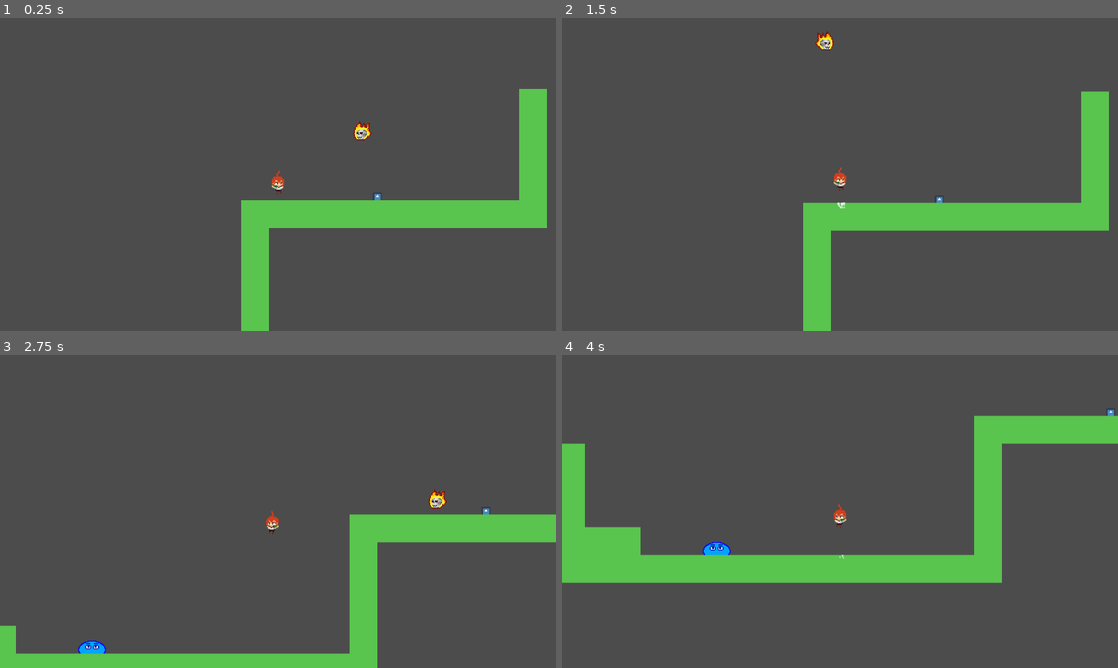
Above: before the commit, frames 1-4 (two rows, left to right).
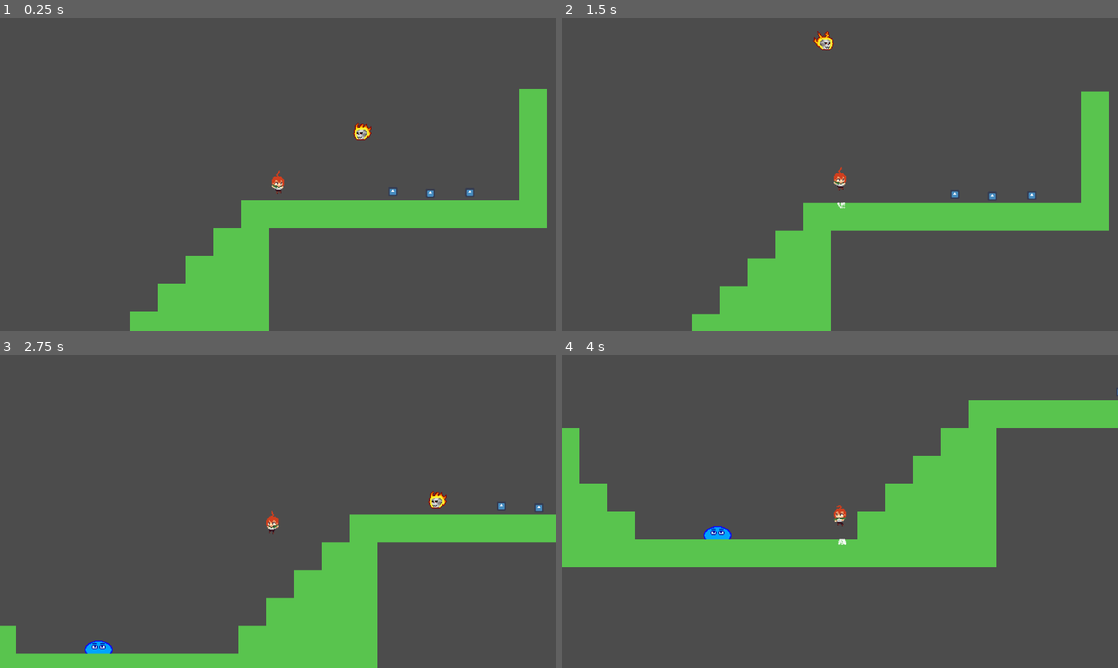
Above: after the commit, the same moments.

Repository: sethburch/Daynight
Game: Godot game, scene res://World.tscn
Two runs of this game, one before a commit and one after it. Both use one fixed random seed, a clock stepped at 60 frames per second and the inputs below. The engine's default icon, where the game draws it, is replaced by a stand-in: a white triangle on a blue panel in a dark square.
Inputs (mouse positions are in pixels of both pictures, inside the frame that each line leads up to):
- Up to frame 1 (0.25 s): no input
- Up to frame 2 (1.5 s): move the mouse to (962, 158) at 0.52 s; hold Q (inventory_right, bound only after the commit) from 0.53 s (still down); tap Space (jump) at 0.6, 0.77, 1.07 s; move the mouse to (728, 190) at 1.27 s; tap E (cast) at 1.35 s
- Up to frame 3 (2.75 s): tap Space (jump) at 1.52, 1.55, 1.82, 2.1 s; move the mouse to (333, 442) at 2.02 s; release Q (inventory_right, bound only after the commit) at 2.03 s; hold A (move_left) from 2.03 s (still down)
- Up to frame 4 (4 s): move the mouse to (812, 574) at 2.77 s; release A (move_left) at 2.78 s; hold Q (inventory_right, bound only after the commit) from 2.78 s (still down); tap E (cast) at 2.85 s; tap Space (jump) at 3.02, 3.05, 3.32, 3.6, 3.77 s; move the mouse to (1006, 558) at 3.52 s

The runs differ from the first frame. In frame 1, 4.0% of the frame differs, in the area x 23-86%, y 32-100%; in frame 2, 3.9%; in frame 3, 4.8%; in frame 4, 16%, in the area x 0-100%, y 10-73%.

Commit message:
basic inventory system
added a very basic inventory system. if you pick up more than one tome, press Q to cycle through them

Diff:
--- a/FireSkull.tscn
+++ b/FireSkull.tscn
@@ -51,6 +51,7 @@
 use_parent_material = true
 frames = SubResource( 1 )
 animation = "Idle"
+frame = 3
 playing = true
 script = ExtResource( 6 )
 
--- a/Inventory.gd
+++ b/Inventory.gd
@@ -2,10 +2,29 @@
 extends Node2D
 
 var current_tome = null
+
+var inventory = Array()
+var inventory_index = 0
 
 func _ready():
 	pass
 
 func _on_Inventory_area_entered(area):
 	if area is Tome:
-		current_tome = area
+		#adds the tome we just collided with to our inventory
+		inventory.append(area)
+		print_debug("You picked up: " + area.tome_name)
+
+		#removes the tome from the world
+		get_node("..").get_parent().remove_child(area)
+
+func _process(delta):
+	#cycles through inventory slots
+	if Input.is_action_just_pressed("inventory_right"):
+		inventory_index+=1
+		if inventory_index > inventory.size()-1:
+			inventory_index = 0
+
+	#if we have picked up at least one tome, set that to our current tome
+	if inventory.size() != 0:
+		current_tome = inventory[inventory_index]
--- a/Player.tscn
+++ b/Player.tscn
@@ -5,22 +5,22 @@
 [ext_resource path="res://sprites/player/idle/idle01.png" type="Texture" id=3]
 [ext_resource path="res://sprites/player/idle/idle02.png" type="Texture" id=4]
 [ext_resource path="res://sprites/player/jump/jump07.png" type="Texture" id=5]
-[ext_resource path="res://sprites/player/jump/jump05.png" type="Texture" id=6]
-[ext_resource path="res://sprites/player/jump/jump06.png" type="Texture" id=7]
-[ext_resource path="res://sprites/player/jump/jump01.png" type="Texture" id=8]
-[ext_resource path="res://sprites/player/jump/jump02.png" type="Texture" id=9]
-[ext_resource path="res://sprites/player/move/run02.png" type="Texture" id=10]
-[ext_resource path="res://sprites/player/move/run03.png" type="Texture" id=11]
-[ext_resource path="res://sprites/player/move/run04.png" type="Texture" id=12]
-[ext_resource path="res://sprites/player/move/run05.png" type="Texture" id=13]
-[ext_resource path="res://sprites/player/move/run06.png" type="Texture" id=14]
-[ext_resource path="res://sprites/player/move/run07.png" type="Texture" id=15]
-[ext_resource path="res://sprites/player/move/run08.png" type="Texture" id=16]
-[ext_resource path="res://sprites/player/move/run09.png" type="Texture" id=17]
-[ext_resource path="res://sprites/player/jump/jump03.png" type="Texture" id=18]
-[ext_resource path="res://sprites/player/jump/jump04.png" type="Texture" id=19]
-[ext_resource path="res://sprites/player/move/run01.png" type="Texture" id=20]
-[ext_resource path="res://sprites/player/jump/jump00.png" type="Texture" id=21]
+[ext_resource path="res://sprites/player/move/run02.png" type="Texture" id=6]
+[ext_resource path="res://sprites/player/move/run03.png" type="Texture" id=7]
+[ext_resource path="res://sprites/player/move/run04.png" type="Texture" id=8]
+[ext_resource path="res://sprites/player/move/run05.png" type="Texture" id=9]
+[ext_resource path="res://sprites/player/move/run06.png" type="Texture" id=10]
+[ext_resource path="res://sprites/player/move/run07.png" type="Texture" id=11]
+[ext_resource path="res://sprites/player/move/run08.png" type="Texture" id=12]
+[ext_resource path="res://sprites/player/move/run09.png" type="Texture" id=13]
+[ext_resource path="res://sprites/player/move/run01.png" type="Texture" id=14]
+[ext_resource path="res://sprites/player/jump/jump03.png" type="Texture" id=15]
+[ext_resource path="res://sprites/player/jump/jump04.png" type="Texture" id=16]
+[ext_resource path="res://sprites/player/jump/jump01.png" type="Texture" id=17]
+[ext_resource path="res://sprites/player/jump/jump02.png" type="Texture" id=18]
+[ext_resource path="res://sprites/player/jump/jump00.png" type="Texture" id=19]
+[ext_resource path="res://sprites/player/jump/jump05.png" type="Texture" id=20]
+[ext_resource path="res://sprites/player/jump/jump06.png" type="Texture" id=21]
 [ext_resource path="res://Camera2D.gd" type="Script" id=22]
 [ext_resource path="res://Inventory.gd" type="Script" id=23]
 
@@ -36,34 +36,34 @@
 "name": "squash",
 "speed": 15.0
 }, {
-"frames": [ ExtResource( 6 ), ExtResource( 7 ) ],
+"frames": [ ExtResource( 6 ), ExtResource( 7 ), ExtResource( 8 ), ExtResource( 9 ), ExtResource( 10 ), ExtResource( 11 ), ExtResource( 12 ), ExtResource( 13 ) ],
 "loop": true,
-"name": "jump_fall",
+"name": "run",
+"speed": 10.0
+}, {
+"frames": [ ExtResource( 14 ) ],
+"loop": true,
+"name": "run_inital",
 "speed": 5.0
 }, {
-"frames": [ ExtResource( 8 ), ExtResource( 9 ) ],
+"frames": [ ExtResource( 15 ), ExtResource( 16 ) ],
+"loop": true,
+"name": "jump_peak",
+"speed": 5.0
+}, {
+"frames": [ ExtResource( 17 ), ExtResource( 18 ) ],
 "loop": true,
 "name": "jump_rise",
 "speed": 5.0
 }, {
-"frames": [ ExtResource( 10 ), ExtResource( 11 ), ExtResource( 12 ), ExtResource( 13 ), ExtResource( 14 ), ExtResource( 15 ), ExtResource( 16 ), ExtResource( 17 ) ],
+"frames": [ ExtResource( 19 ) ],
 "loop": true,
-"name": "run",
-"speed": 10.0
-}, {
-"frames": [ ExtResource( 18 ), ExtResource( 19 ) ],
-"loop": true,
-"name": "jump_peak",
+"name": "jump_inital",
 "speed": 5.0
 }, {
-"frames": [ ExtResource( 20 ) ],
+"frames": [ ExtResource( 20 ), ExtResource( 21 ) ],
 "loop": true,
-"name": "run_inital",
-"speed": 5.0
-}, {
-"frames": [ ExtResource( 21 ) ],
-"loop": true,
-"name": "jump_inital",
+"name": "jump_fall",
 "speed": 5.0
 } ]
 
--- a/Tome.gd
+++ b/Tome.gd
@@ -17,7 +17,6 @@
 	current_school = school[randi() % school.size()]
 	current_movement = randi() % MOVEMENT.size()
 	tome_name = current_school.instance().spell_name + " Tome of " + move_names[current_movement]
-	print_debug(tome_name)
 
 #func _process(delta):
 #	if Input.is_action_just_pressed("cast"):
--- a/World.tscn
+++ b/World.tscn
@@ -4,15 +4,15 @@
 [ext_resource path="res://Player.tscn" type="PackedScene" id=2]
 [ext_resource path="res://Slime.tscn" type="PackedScene" id=3]
 [ext_resource path="res://FireSkull.tscn" type="PackedScene" id=4]
-[ext_resource path="res://Tome.tscn" type="PackedScene" id=5]
-[ext_resource path="res://sprites/placeholder_tile.png" type="Texture" id=6]
+[ext_resource path="res://sprites/placeholder_tile.png" type="Texture" id=5]
+[ext_resource path="res://Tome.tscn" type="PackedScene" id=6]
 
 [sub_resource type="ConvexPolygonShape2D" id=1]
 points = PoolVector2Array( 0, 0, 32, 0, 32, 32, 0, 32 )
 
 [sub_resource type="TileSet" id=2]
 0/name = "placeholder_tile.png 0"
-0/texture = ExtResource( 6 )
+0/texture = ExtResource( 5 )
 0/tex_offset = Vector2( 0, 0 )
 0/modulate = Color( 1, 1, 1, 1 )
 0/region = Rect2( 0, 0, 32, 32 )
@@ -40,9 +40,6 @@
 [node name="Fire Skull" parent="." instance=ExtResource( 4 )]
 position = Vector2( 757.2, 319.282 )
 
-[node name="Tome" parent="." instance=ExtResource( 5 )]
-position = Vector2( 765.167, 380.474 )
-
 [node name="TileMap" type="TileMap" parent="."]
 tile_set = SubResource( 2 )
 cell_size = Vector2( 32, 32 )
@@ -50,10 +47,19 @@
 collision_layer = 3
 collision_mask = 3
 format = 1
-tile_data = PoolIntArray( 524317, 0, 0, 655359, 0, 0, 589824 …(449 unchanged characters)…  0, 0, 851971, 0, 0, 851972, 0, 0, 851987, 0, 0, 983039, 0, 0, 917504, 0, 0, 917505, 0, 0, 917506, 0, 0, 917507, 0, 0, 917508, 0, 0, 917523, 0, 0, 1048575, 0, 0, 983040, 0, 0, 983041, 0, 0, 983042, 0, 0, 983043, 0, 0, 983044, 0, 0, 983059, 0, 0, 1114111, 0, 0, 1048576, 0, 0, 1048577, 0, 0, 1048578, 0, 0, 1048579, 0, 0, 1048580, 0, 0, 1048581, 0, 0, 1048582, 0, 0, 1048595, 0, 0, 1179647, 0, 0, 11 …(298 unchanged characters)…
+tile_data = PoolIntArray( 524317, 0, 0, 655359, 0, 0, 589824 …(449 unchanged characters)…  0, 0, 851971, 0, 0, 851972, 0, 0, 851986, 0, 0, 851987, 0, 0, 983039, 0, 0, 917504, 0, 0, 917505, 0, 0, 917506, 0, 0, 917507, 0, 0, 917508, 0, 0, 917521, 0, 0, 917522, 0, 0, 917523, 0, 0, 1048575, 0, 0, 983040, 0, 0, 983041, 0, 0, 983042, 0, 0, 983043, 0, 0, 983044, 0, 0, 983045, 0, 0, 983056, 0, 0, 983057, 0, 0, 983058, 0, 0, 983059, 0, 0, 1114111, 0, 0, 1048576, 0, 0, 1048577, 0, 0, 1048578, 0, 0, 1048579, 0, 0, 1048580, 0, 0, 1048581, 0, 0, 1048582, 0, 0, 1048591, 0, 0, 1048592, 0, 0, 1048593, 0, 0, 1048594, 0, 0, 1048595, 0, 0, 1179647, 0, 0, 11 …(298 unchanged characters)…
 __meta__ = {
 "_edit_group_": true,
 "_edit_lock_": true
 }
 
 [node name="WorldSound" type="AudioStreamPlayer" parent="."]
+
+[node name="Tome3" parent="." instance=ExtResource( 6 )]
+position = Vector2( 871.533, 375.39 )
+
+[node name="Tome2" parent="." instance=ExtResource( 6 )]
+position = Vector2( 826.044, 376.312 )
+
+[node name="Tome" parent="." instance=ExtResource( 6 )]
+position = Vector2( 782.807, 374.303 )
--- a/project.godot
+++ b/project.godot
@@ -127,6 +127,11 @@
 "events": [ Object(InputEventKey,"resource_local_to_scene":false,"resource_name":"","device":0,"alt":false,"shift":false,"control":false,"meta":false,"command":false,"pressed":false,"scancode":82,"unicode":0,"echo":false,"script":null)
  ]
 }
+inventory_right={
+"deadzone": 0.5,
+"events": [ Object(InputEventKey,"resource_local_to_scene":false,"resource_name":"","device":0,"alt":false,"shift":false,"control":false,"meta":false,"command":false,"pressed":false,"scancode":81,"unicode":0,"echo":false,"script":null)
+ ]
+}
 
 [physics]
 
--- a/scripts/Player.gd
+++ b/scripts/Player.gd
@@ -172,7 +172,6 @@
 	if player_dir ==  1 and sign($Cast.position.x) == -1:
 		$Cast.position.x = abs($Cast.position.x)
 
-
 func _on_Sprite_animation_finished():
 	if $Sprite.animation == "squash":
 		new_anim = "idle"
